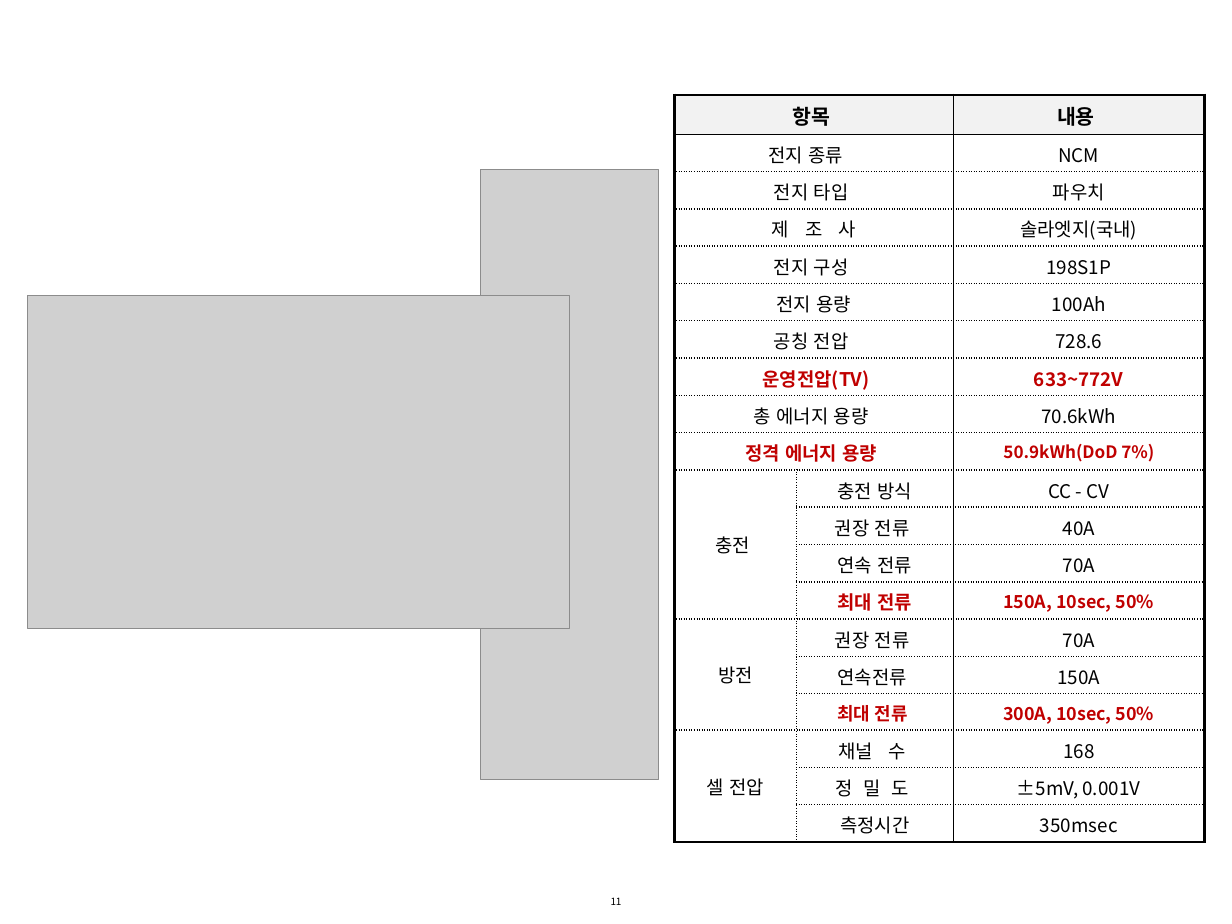
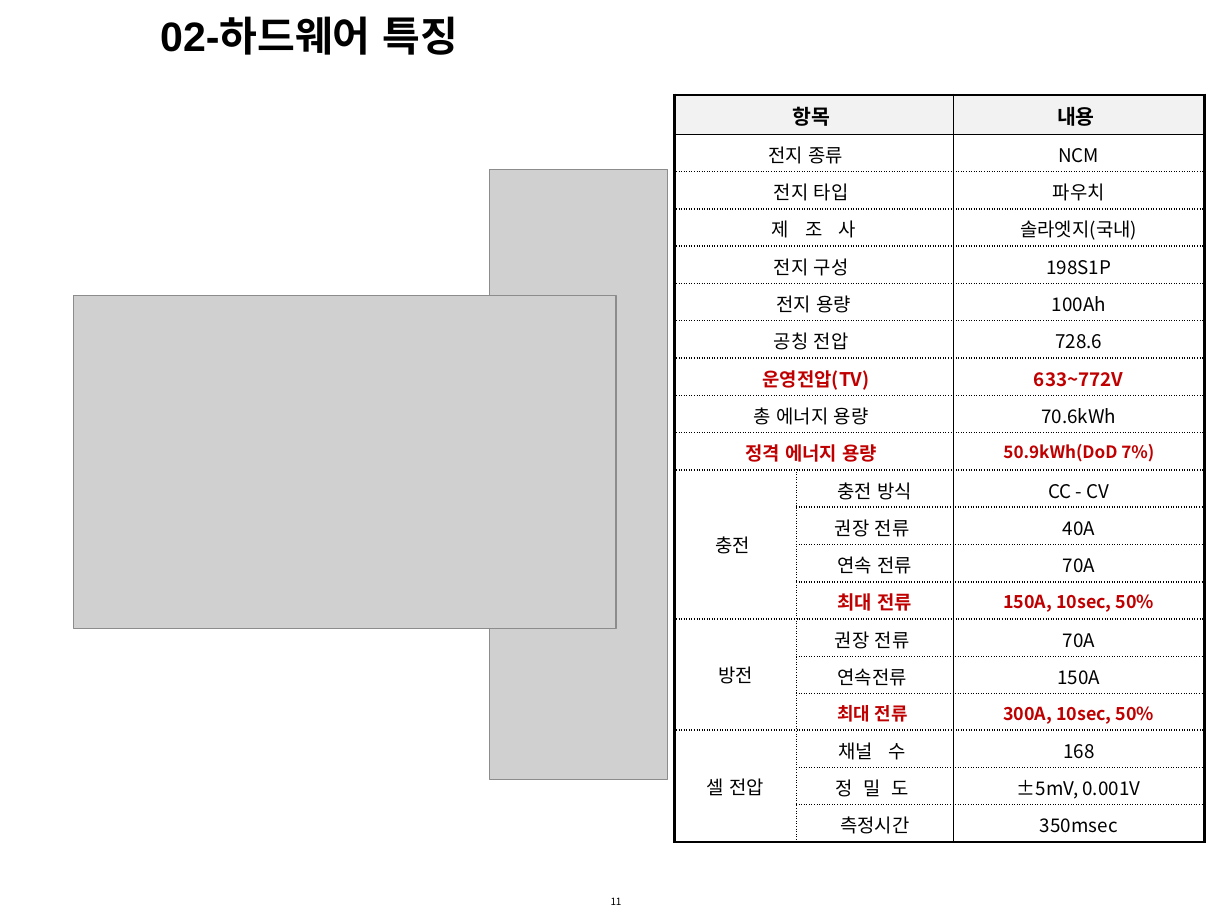
Before and after one commit to leewoown/Python_03, a slide deck: slide 11 of 나의자랑 위한 연구노트 정리건 .pptx. Drawn at 1232x924 pixels with LibreOffice and Linux fonts; fonts in the diff are those of the drawing; grey boxes stand for pictures; background and template pictures are left out. Boxes give left, top, right and bottom in pixels: in the first picture for what was removed or moved away, otherwise in the second. Text is boxed around its words. In the diff, an @@ line names an element or a change of style, - is before the commit and + after.

```diff
--- a/나의자랑 위한 연구노트 정리건 .pptx
+++ b/나의자랑 위한 연구노트 정리건 .pptx
@@ text added at (160,16,458,55), 24 pt, text #000000, bold @@
+02-하드웨어 특징
@@ picture: place and size @@
-picture at (480,170,659,780)
+picture at (489,170,668,780)
@@ picture: place and size @@
-picture at (27,296,569,628)
+picture at (74,296,616,628)
```
Also in this commit, not shown: 2 other slides changed, 2 slides added, 1 slide removed, 2 other files.
